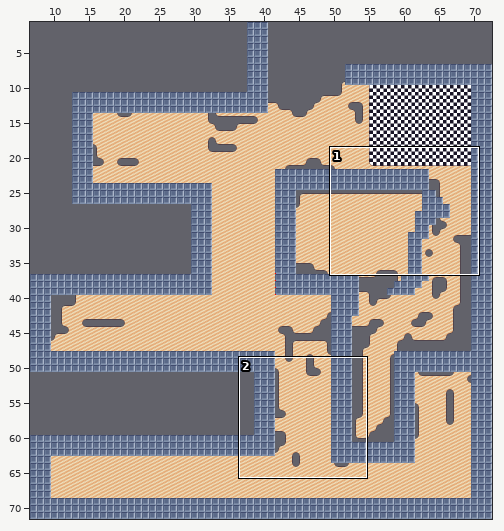
An edit to a level. Tiled map, core/assets/LevelOne.tmx. Above, an overview of the earlier version with the close-up marked.
Close-up. Old version:
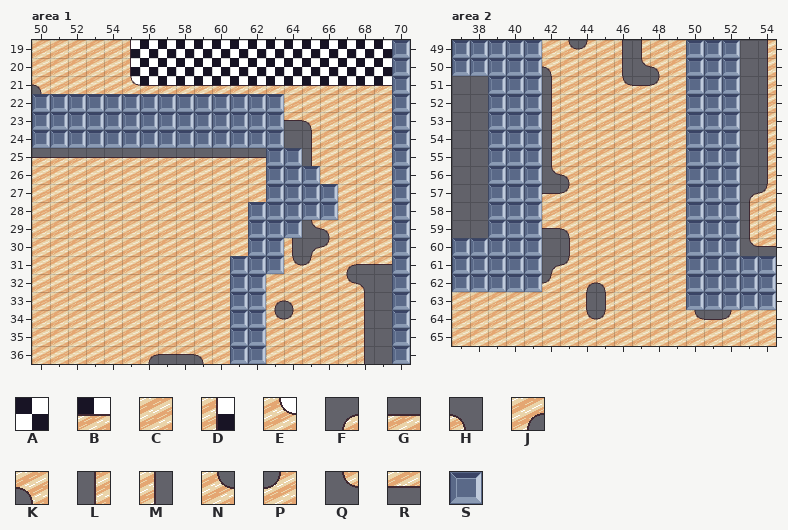
Cells are 32x32 px. Shown: area 1 x 50..70, y 19..36; area 2 x 37..54, y 49..65. The commit also changed other parts of the map, which this record leaves out. The old version is drawn lined up with the new one.
Key: from "tabletop": A 0, B 4, C 10, D 11, E 12, F 21, G 22, H 23, J 24, K 25, L 27, M 29, N 30, P 31, Q 33, R 34; from "wallTile": S 0.
_ is an empty cell, # one hidden under a higher layer.
Layers that did not change in this view are not listed.
Layer "Base" before, area 1, first column x 50:
19 CCCCCDAAAAAAAAAAAAAAS
20 CCCCCDAAAAAAAAAAAAAAS
21 KCCCCEBBBBBBBBBBBBBBS
22 SSSSSSSSSSSSSSCCCCCCS
23 SSSSSSSSSSSSSSRKCCCCS
24 SSSSSSSSSSSSSS_LCCCCS
25 GGGGGGGGGGGGGSSLCCCCS
26 CCCCCCCCCCCCCSSSCCCCS
27 CCCCCCCCCCCCCSSSSCCCS
28 CCCCCCCCCCCCSSSSSCCCS
29 CCCCCCCCCCCCSSSQKCCCS
30 CCCCCCCCCCCCSSMFPCCCS
31 CCCCCCCCCCCSSSNPCJRRS
32 CCCCCCCCCCCSSCCCCNH_S
33 CCCCCCCCCCCSSJKCCCM_S
34 CCCCCCCCCCCSSNPCCCM_S
35 CCCCCCCCCCCSSCCCCCM_S
36 CCCCCCJRRKCSSCCCCCM_S
Layer "Base" before, area 2, first column x 37:
49 ###SSCNPCMLCCSSS_L
50 ___SSKCCCMQKCSSS_L
51 ___SSLCCCNGPCSSS_L
52 ___SSLCCCCCCCSSS_L
53 ___SSLCCCCCCCSSS_L
54 ___SSLCCCCCCCSSS_L
55 ___SSLCCCCCCCSSS_L
56 ___SSQKCCCCCCSSS_L
57 ___SSGPCCCCCCSSSFP
58 ___SSCCCCCCCCSSSLC
59 ___SSRKCCCCCCSSSLC
60 ___SS_LCCCCCCSSSQR
61 SSSSSFPCCCCCCSSSSS
62 SSSSSPCJKCCCCSSSSS
63 CCCCCCCMLCCCCSSSSS
64 CCCCCCCNPCCCCNGPCC
65 CCCCCCCCCCCCCCCCCC
The same view after the edit:
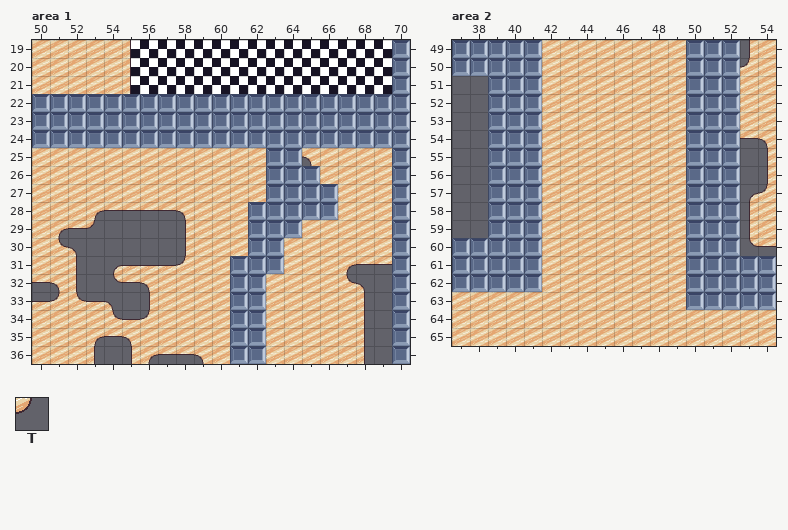
Further tiles: from "tabletop": T 35.
Edits made:
map size 175x175 -> 80x80 cells (old content now starts at -45,-45; both pictures use the new coordinates)
Layer "Base", area 1:
y 21: x 50 K -> C; x 55..69 EBBBBBBBBBBBBBB -> DAAAAAAAAAAAAAA
y 22: x 64..69 CCCCCC -> SSSSSS
y 23: x 64..69 RKCCCC -> SSSSSS
y 24: x 64..69 _LCCCC -> SSSSSS
y 25: x 50..62 GGGGGGGGGGGGG -> CCCCCCCCCCCCC; x 65 L -> K
y 28: x 53..58 CCCCCC -> JRRRRK
y 29: x 51..58 CCCCCCCC -> JRT____L; x 65..66 QK -> CC
y 30: x 51..58 CCCCCCCC -> NH_____L; x 64..66 MFP -> CCC
y 31: x 52..58 CCCCCCC -> M_FGGGP; x 64..65 NP -> CC
y 32: x 50..56 CCCCCCC -> RKM_QRK
y 33: x 50..56 CCCCCCC -> GPNGH_L; x 63..64 JK -> CC
y 34: x 54..56 CCC -> NGP; x 63..64 NP -> CC
y 35: x 53..55 CCC -> JRK
y 36: x 53..55 CCC -> M_L
Layer "Base", area 2:
y 49: x 43..44 NP -> CC; x 46..47 ML -> CC; x 53..54 _L -> LC
y 50: x 42 K -> C; x 46..48 MQK -> CCC; x 53..54 _L -> PC
y 51: x 42 L -> C; x 46..48 NGP -> CCC; x 53..54 _L -> CC
y 52..53: x 42 L -> C; x 53..54 _L -> CC
y 54: x 42 L -> C; x 53..54 _L -> RK
y 55: x 42 L -> C
y 56: x 42..43 QK -> CC
y 57: x 42..43 GP -> CC
y 59: x 42..43 RK -> CC
y 60: x 42..43 _L -> CC
y 61: x 42..43 FP -> CC
y 62: x 42 P -> C; x 44..45 JK -> CC
y 63: x 44..45 ML -> CC
y 64: x 44..45 NP -> CC; x 50..52 NGP -> CCC
